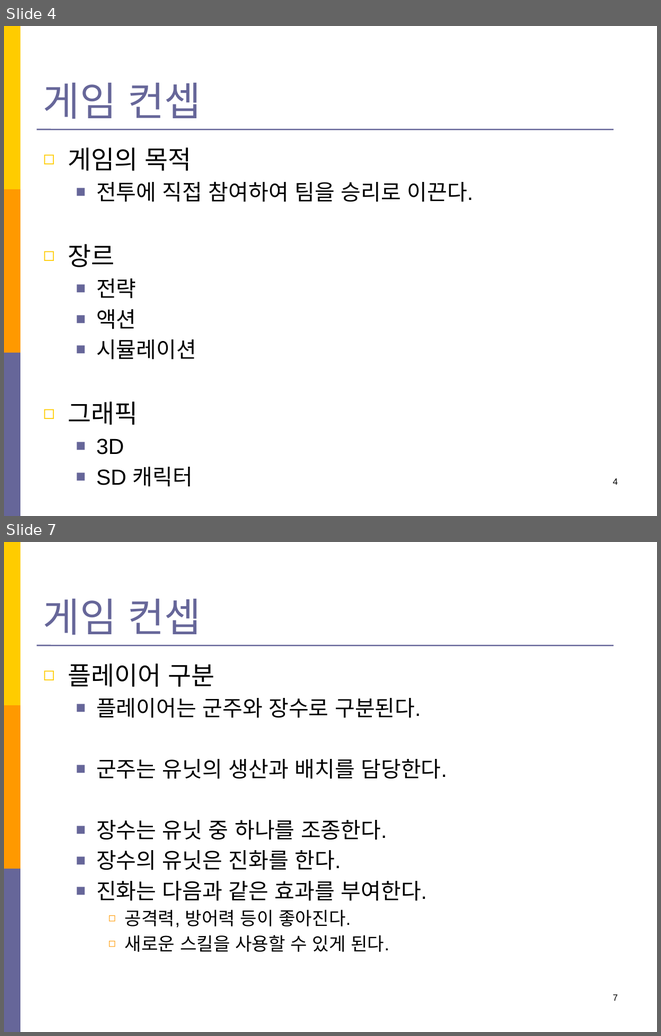
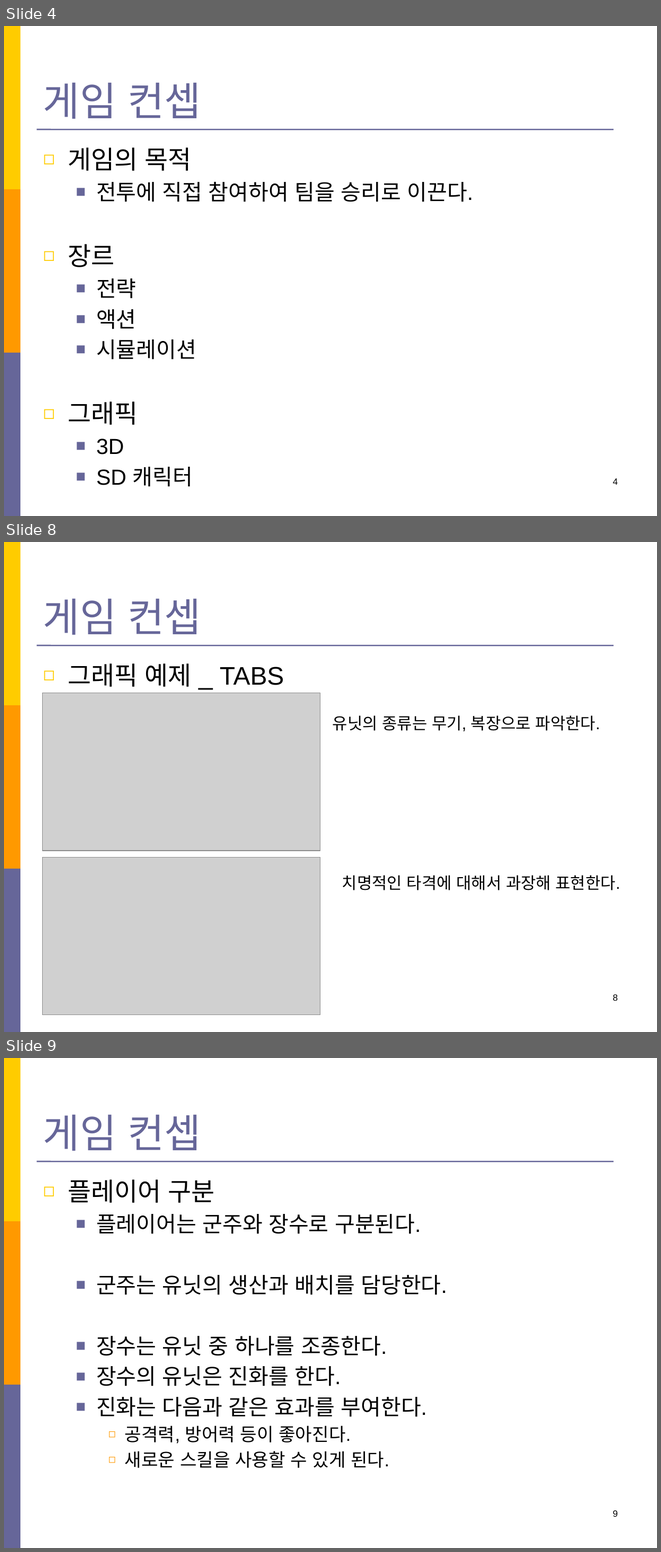
Before and after one commit to Kim2Kang/Documents, a slide deck: 제안서/김나단/제안서_전투시뮬레이션_3.1ver.pptx. Shown one above the other, each under a label of ours: slides 4 and 7 before the commit, slides 4, 8 and 9 after it; the slides between them are not shown. The pictures are 661x1036 and 661x1552 pixels, drawn with LibreOffice and Linux fonts; fonts in the diff are those of the drawing; grey boxes stand for pictures. Boxes give left, top, right and bottom in pixels: in the first picture for what was removed or moved away, otherwise in the second. Text is boxed around its words. In the diff, an @@ line names an element or a change of style, - is before the commit and + after.

Commit message:
김나단 _ 제안서 업데이트
스토리, 배경, 그래픽 설명 추가

```diff
--- a/제안서/김나단/제안서_전투시뮬레이션_3.1ver.pptx
+++ b/제안서/김나단/제안서_전투시뮬레이션_3.1ver.pptx
@@ slide 8 added at [4,542,657,1032], background #FFFFFF; not listed: 4 template elements that a slide beside it also shows @@
@@ title added at [43,598,202,635], 44 pt, text #666699 @@
+게임 컨셉
@@ text added at [68,663,284,687], 28 pt, text #000000 @@
+◻ 그래픽 예제 _ TABS
@@ picture added at [43,693,320,850] @@
@@ text added at [333,715,600,731], 18 pt, text #000000 @@
+유닛의 종류는 무기, 복장으로 파악한다.
@@ picture added at [43,857,320,1015] @@
@@ text added at [342,875,620,890], 18 pt, text #000000 @@
+치명적인 타격에 대해서 과장해 표현한다.
@@ page number added at [613,994,618,1000], 10 pt, text #000000 @@
+8
@@ what was slide 7 is now slide 9 @@
@@ page number at [613,1510,618,1516]: text changed @@
-7
+9
```
Also in this commit, not shown: 3 slides changed, 1 other slide added.
